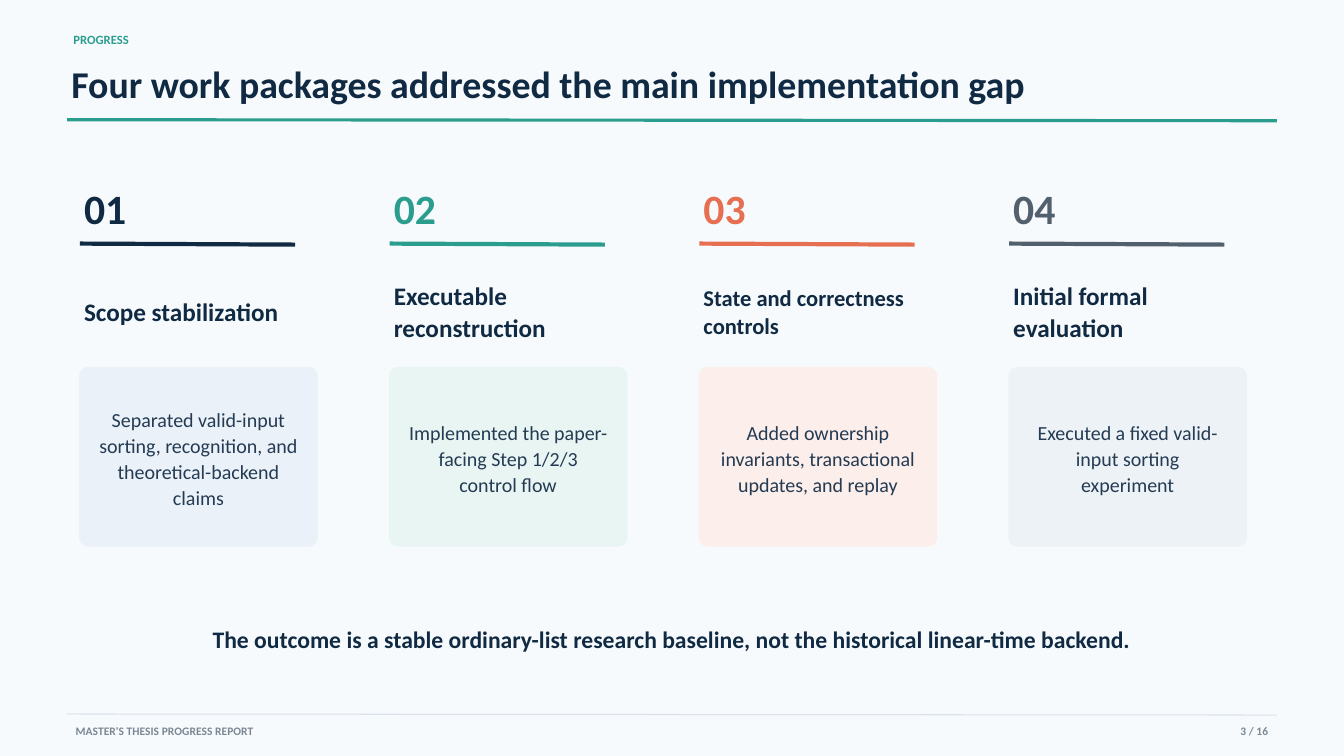
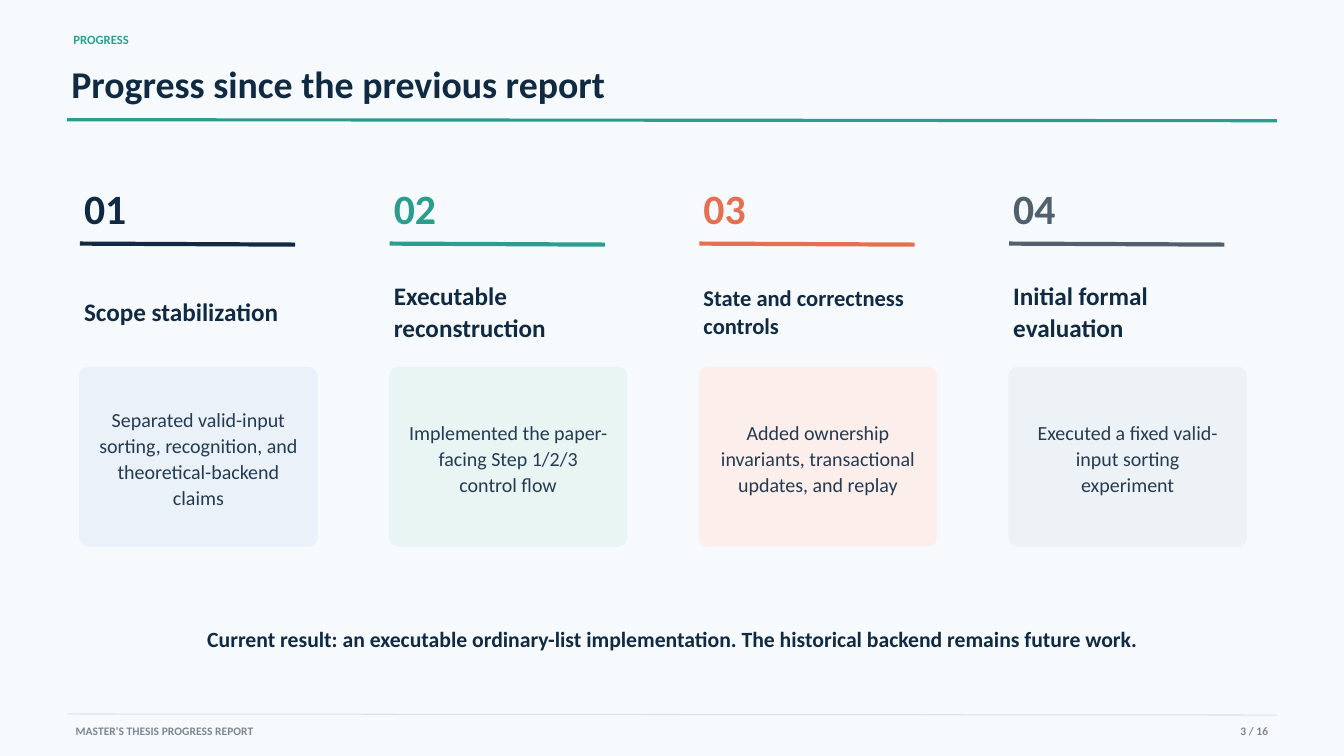
Before and after one commit to YixueWang983/jordan-sorting, a slide deck: slide 3 of presentations/progress_report/Jordan_Sorting_Progress_Report.pptx. Drawn at 1344x756 pixels with LibreOffice and Linux fonts; fonts in the diff are those of the drawing. Boxes give left, top, right and bottom in pixels: in the first picture for what was removed or moved away, otherwise in the second. Text is boxed around its words. In the diff, an @@ line names an element or a change of style, - is before the commit and + after.

Commit message:
Refine progress report for midterm delivery

```diff
--- a/presentations/progress_report/Jordan_Sorting_Progress_Report.pptx
+++ b/presentations/progress_report/Jordan_Sorting_Progress_Report.pptx
@@ text at (71, 71, 605, 105): text changed @@
-Four work packages addressed the main implementation gap
+Progress since the previous report
@@ text at (207, 631, 1137, 651): text changed; size 16.9 to 15.5 pt @@
-The outcome is a stable ordinary-list research baseline, not the historical linear-time backend.
+Current result: an executable ordinary-list implementation. The historical backend remains future work.
```
Also in this commit, not shown: 9 other slides changed, 5 other files.
